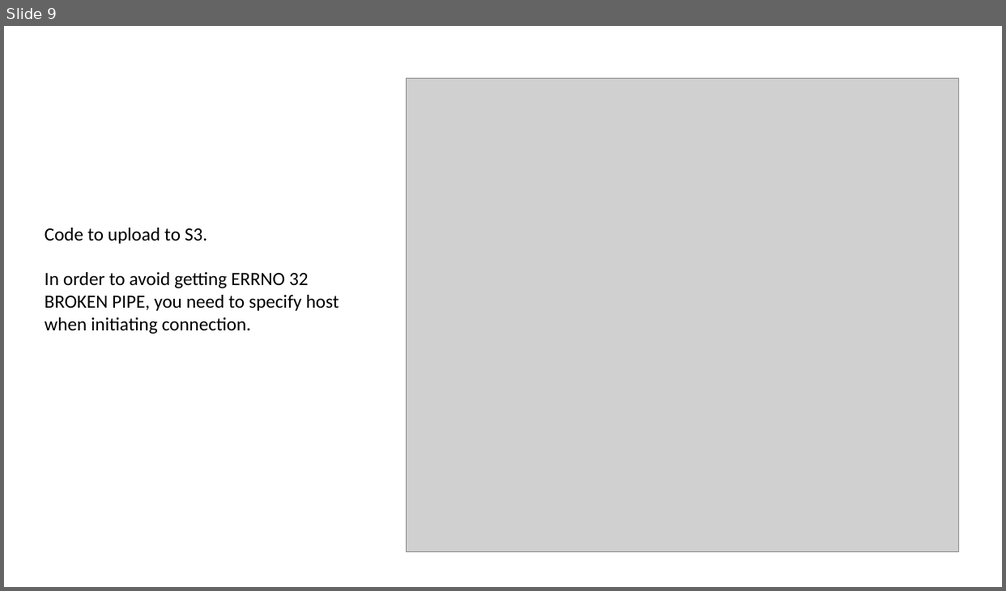
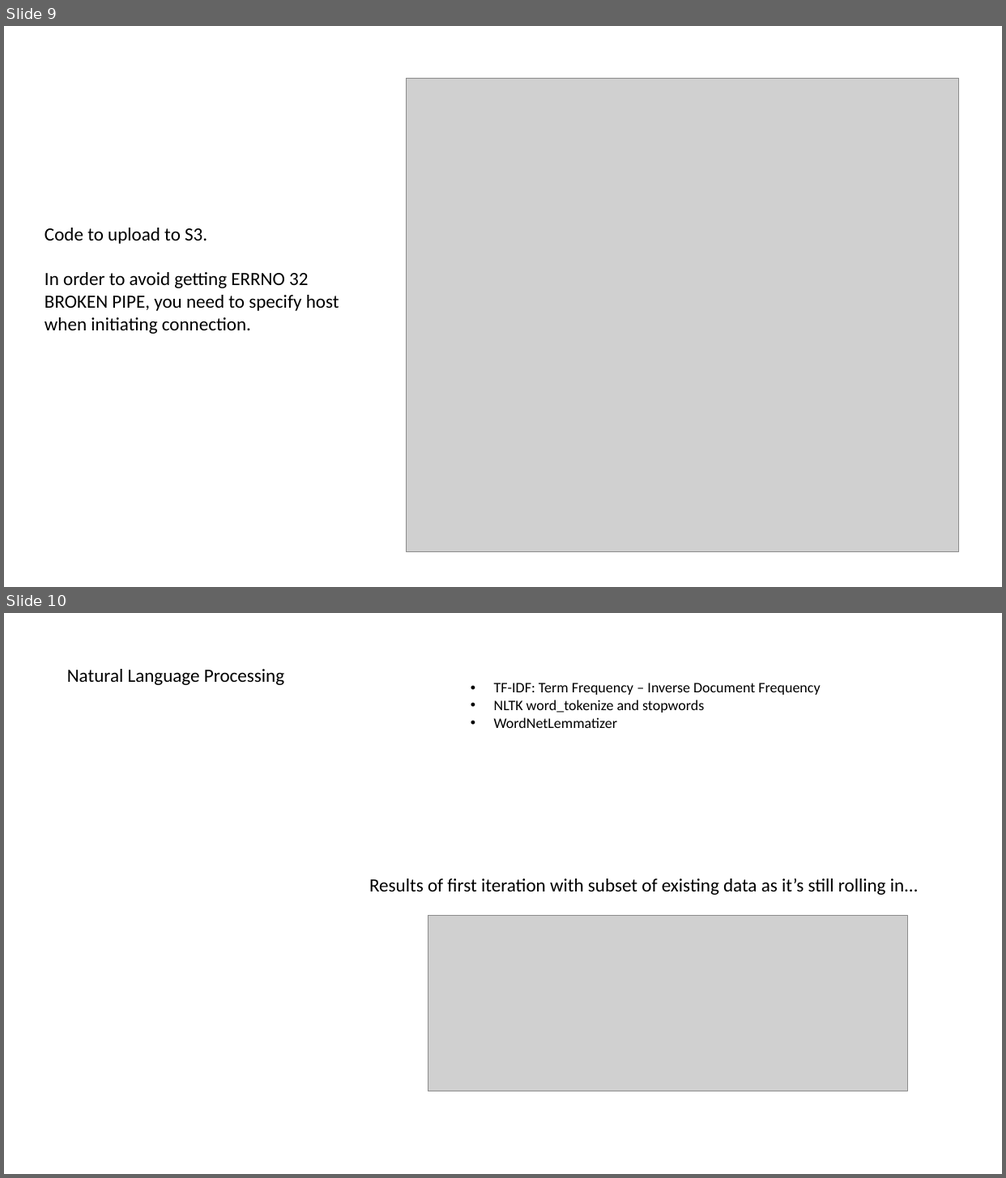
Before and after one commit to BruceZu/galvanize_capstone, a slide deck: Galvanize Capstone Process.pptx. Shown one above the other, each under a label of ours: slide 9 before the commit, slides 9 and 10 after it. The pictures are 1006x591 and 1006x1178 pixels, drawn with LibreOffice and Linux fonts; fonts in the diff are those of the drawing; grey boxes stand for pictures. Boxes give left, top, right and bottom in pixels: in the first picture for what was removed or moved away, otherwise in the second. Text is boxed around its words. In the diff, an @@ line names an element or a change of style, - is before the commit and + after.

Commit message:
first prediction with prelim model using basic nlp

```diff
--- a/Galvanize Capstone Process.pptx
+++ b/Galvanize Capstone Process.pptx
@@ slide 10 added at <box>4,613,1002,1174</box>, background #FFFFFF @@
@@ text added at <box>67,669,284,685</box>, 18 pt, text #000000 @@
+Natural Language Processing
@@ text added at <box>494,683,820,728</box>, 14 pt, text #000000 @@
+• TF-IDF: Term Frequency – Inverse Document Frequency
+• NLTK word_tokenize and stopwords
+• WordNetLemmatizer
@@ text added at <box>369,879,918,895</box>, 18 pt, text #000000 @@
+Results of first iteration with subset of existing data as it’s still rolling in…
@@ picture added at <box>428,915,907,1092</box> @@
```
Also in this commit, not shown: 3 other files.
